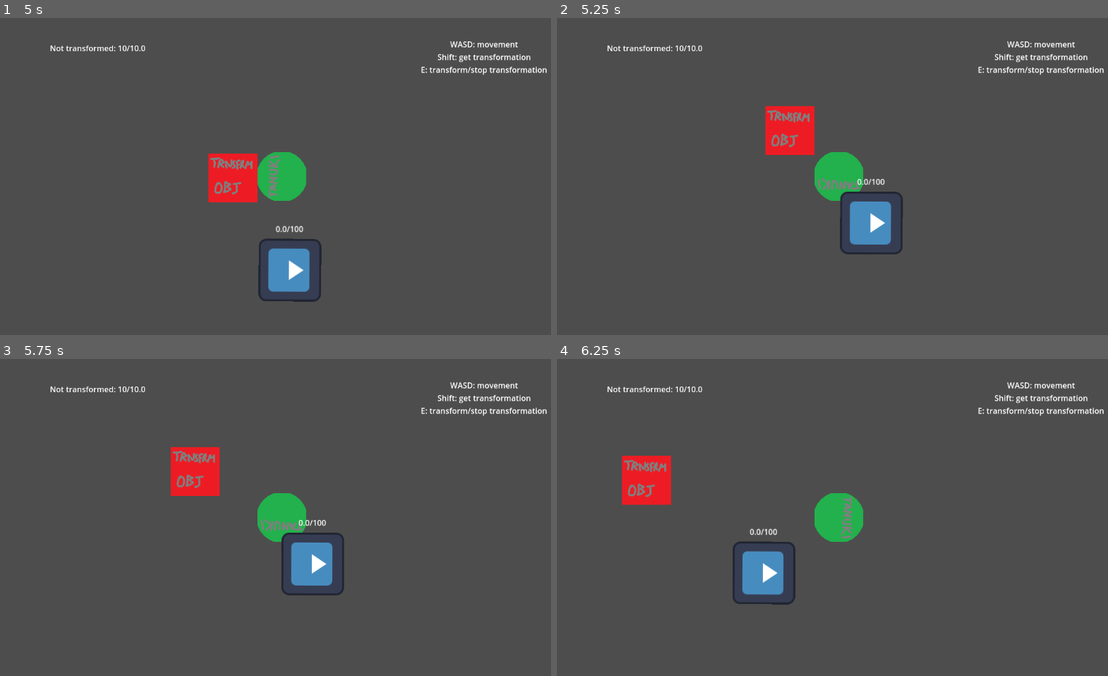
Above: before the commit, frames 1-4 (two rows, left to right).
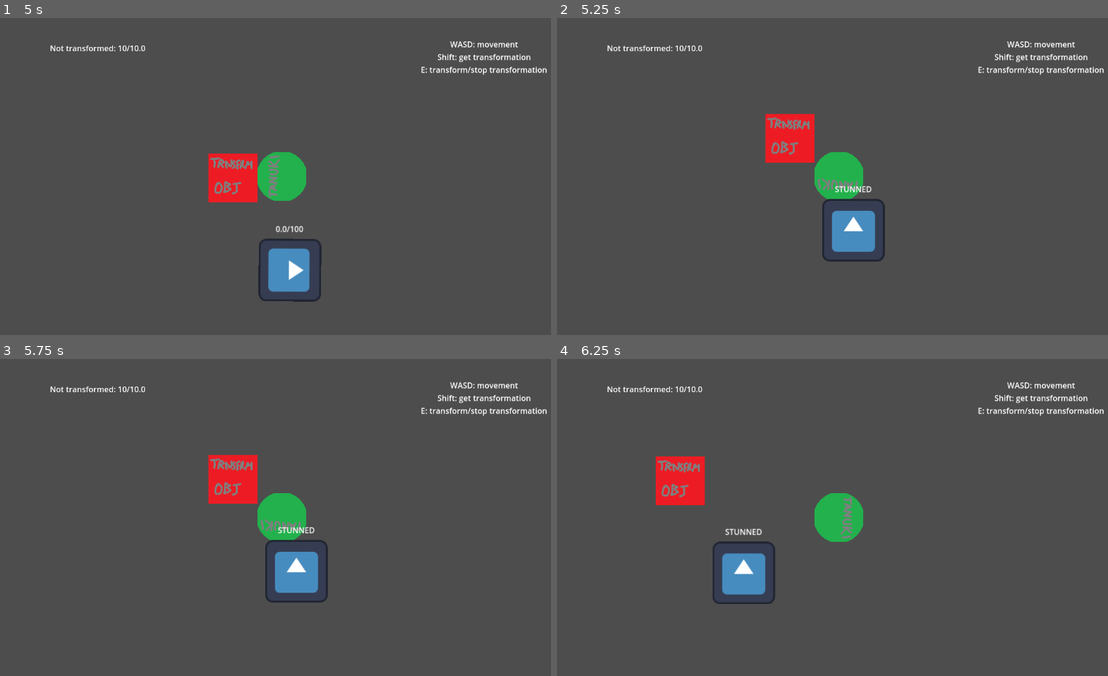
Above: after the commit, the same moments.

Repository: FinalExa/Tanuki
Game: Godot game, scene res://_Scenes/player_transform_test.tscn
Same seed, same stepped clock (60 frames per second), same inputs: the game is played once before the commit and once after it. The engine's default icon, where the game draws it, is replaced by a stand-in: a white triangle on a blue panel in a dark square.
Inputs (mouse positions are in pixels of both pictures, inside the frame that each line leads up to):
- Up to frame 1 (5 s): move the mouse to (407, 160) at 0.52 s; hold D (right) 0.53-1.28 s; tap E (transformation) at 0.6, 1.55, 2.85, 4.35 s; click (407, 160) at 0.8 s; move the mouse to (170, 192) at 1.27 s; hold S (down) 1.28-2.03 s; click (170, 192) at 1.35 s; move the mouse to (336, 106) at 2.02 s; hold D (right) 2.03-2.78 s; tap Shift (interact) at 2.1 s; click (336, 106) at 2.3 s; move the mouse to (253, 239) at 2.77 s; hold W (up) 2.78-3.53 s; move the mouse to (451, 224) at 3.52 s; hold A (left) from 3.53 s (still down); click (451, 224) at 3.6 s; move the mouse to (110, 128) at 4.27 s
- Up to frame 2 (5.25 s): move the mouse to (865, 176) at 5.02 s; release A (left) at 5.03 s; hold S (down) from 5.03 s (still down); click (865, 176) at 5.1 s
- Up to frame 3 (5.75 s): keep holding S (down)
- Up to frame 4 (6.25 s): move the mouse to (755, 438) at 5.77 s; release S (down) at 5.78 s; hold D (right) from 5.78 s (still down); tap Shift (interact) at 5.85 s; tap E (transformation) at 6.05 s

Frame 1 is identical in both runs. In frame 2, 2.7% of the frame differs, in the area x 37-63%, y 27-77%; in frame 3, 4.1%, in the area x 30-63%, y 27-77%; in frame 4, 3.5%.

Commit message:
Added player attack - stun working

Diff:
--- a/Enemies/Scripts/GuardAlert.gd
+++ b/Enemies/Scripts/GuardAlert.gd
@@ -21,6 +21,7 @@
 @export var guardMovement: GuardMovement
 @export var guardRotator: GuardRotator
 @export var guardResearch: GuardResearch
+@export var guardStunned: GuardStunned
 
 func start_alert(target):
 	guardAlertValue.updateText("ALERT")
@@ -80,8 +81,16 @@
 func capture_player():
 	print("PLAYER CAPTURED")
 
-func end_alert():
+func stop_alert():
 	guardController.isInAlert = false
 	chaseStart = false
 	guardMovement.reset_movement_speed()
+
+func end_alert():
+	stop_alert()
 	guardResearch.initialize_guard_research(alertTarget, true)
+
+func _on_guard_damaged():
+	if (guardController.isInAlert == true):
+		stop_alert()
+		guardStunned.start_stun()
--- a/Enemies/Scripts/GuardCheck.gd
+++ b/Enemies/Scripts/GuardCheck.gd
@@ -24,6 +24,7 @@
 @export var guardResearch: GuardResearch
 @export var guardAlert: GuardAlert
 @export var guardPatrol: GuardPatrol
+@export var guardStunned: GuardStunned
 
 func _ready():
 	reset_alert_value()
@@ -156,3 +157,9 @@
 	checkActive = true
 	guardController.isChecking = true
 	activate_reduction_over_time()
+
+
+func _on_guard_damaged():
+	if (guardController.isChecking == true || checkActive == true):
+		stop_guardCheck()
+		guardStunned.start_stun()
--- a/Enemies/Scripts/GuardController.gd
+++ b/Enemies/Scripts/GuardController.gd
@@ -2,6 +2,7 @@
 extends CharacterBody2D
 
 signal get_character_ref
+signal damaged
 
 var isInPatrol: bool = true
 var isInAlert: bool
@@ -33,3 +34,6 @@
 
 func _on_player_character_give_self_reference(reference):
 	characterRef = reference
+
+func is_damaged():
+	emit_signal("damaged")
--- a/Enemies/Scripts/GuardPatrol.gd
+++ b/Enemies/Scripts/GuardPatrol.gd
@@ -4,6 +4,7 @@
 @export var guardController: GuardController
 @export var guardMovement: GuardMovement
 @export var guardRotator: GuardRotator
+@export var guardStunned: GuardStunned
 
 
 var isWaiting: bool
@@ -95,3 +96,9 @@
 	guardController.isInPatrol = true
 	patrolStopped = false
 	guardMovement.reset_movement_speed()
+
+
+func _on_guard_damaged():
+	if (guardController.isInPatrol == true):
+		stop_patrol()
+		guardStunned.start_stun()
--- a/Enemies/Scripts/GuardResearch.gd
+++ b/Enemies/Scripts/GuardResearch.gd
@@ -22,6 +22,7 @@
 @export var guardMovement: GuardMovement
 @export var guardRotator: GuardRotator
 @export var guardCheck: GuardCheck
+@export var guardStunned: GuardStunned
 
 func  _physics_process(delta):
 	research_active()
@@ -115,3 +116,9 @@
 func _on_guard_movement_reached_destination():
 	if (guardController.isInResearch == true):
 		guardRotator.setLookingAtPosition(researchLastPosition + (researchLastDirection * 100))
+
+
+func _on_guard_damaged():
+	if (guardController.isInResearch == true):
+		stop_research()
+		guardStunned.start_stun()
--- a/Enemies/Scripts/GuardStunned.gd
+++ b/Enemies/Scripts/GuardStunned.gd
@@ -8,14 +8,18 @@
 @export var guardController: GuardController
 @export var guardCheck: GuardCheck
 @export var guardMovement: GuardMovement
+@export var guardRotator: GuardRotator
+@export var guardAlertValue: GuardAlertValue
 
 func start_stun():
 	stunTimer = stunDuration
 	guardMovement.set_movement_speed(0)
 	guardMovement.set_location_target(guardController.global_position)
+	guardRotator.setLookingAtPosition((guardController.up_direction * 10) + guardController.global_position)
+	guardAlertValue.updateText("STUNNED")
 	guardController.isStunned = true
 
 func end_stun():
-	print("End Stun")
 	guardCheck.currentAlertValue = stunEndAlertValue
+	guardController.isStunned = false
 	guardCheck.resume_check()
--- a/Enemies/guard.tscn
+++ b/Enemies/guard.tscn
@@ -45,13 +45,14 @@
 targetDesiredDistance = 10
 destinationDistanceThreshold = 5
 
-[node name="GuardPatrol" type="Node" parent="." node_paths=PackedStringArray("guardController", "guardMovement", "guardRotator")]
+[node name="GuardPatrol" type="Node" parent="." node_paths=PackedStringArray("guardController", "guardMovement", "guardRotator", "guardStunned")]
 script = ExtResource("4_amsnv")
 guardController = NodePath("..")
 guardMovement = NodePath("../GuardMovement")
 guardRotator = NodePath("../Rotator")
-
-[node name="GuardResearch" type="Node" parent="." node_paths=PackedStringArray("guardController", "guardAlertValue", "guardAlert", "guardPatrol", "guardMovement", "guardRotator", "guardCheck")]
+guardStunned = NodePath("../GuardStunned")
+
+[node name="GuardResearch" type="Node" parent="." node_paths=PackedStringArray("guardController", "guardAlertValue", "guardAlert", "guardPatrol", "guardMovement", "guardRotator", "guardCheck", "guardStunned")]
 script = ExtResource("4_j1yk0")
 researchSpotThreshold = 200.0
 researchFollowThreshold = 700.0
@@ -66,8 +67,9 @@
 guardMovement = NodePath("../GuardMovement")
 guardRotator = NodePath("../Rotator")
 guardCheck = NodePath("../Rotator/GuardCheck")
-
-[node name="GuardAlert" type="Node" parent="." node_paths=PackedStringArray("guardAlertValue", "guardController", "guardMovement", "guardRotator", "guardResearch")]
+guardStunned = NodePath("../GuardStunned")
+
+[node name="GuardAlert" type="Node" parent="." node_paths=PackedStringArray("guardAlertValue", "guardController", "guardMovement", "guardRotator", "guardResearch", "guardStunned")]
 script = ExtResource("5_t7kgq")
 alertMovementSpeed = 400.0
 catchDistanceThreshold = 300.0
@@ -80,14 +82,17 @@
 guardMovement = NodePath("../GuardMovement")
 guardRotator = NodePath("../Rotator")
 guardResearch = NodePath("../GuardResearch")
-
-[node name="GuardStunned" type="Node" parent="." node_paths=PackedStringArray("guardController", "guardCheck", "guardMovement")]
+guardStunned = NodePath("../GuardStunned")
+
+[node name="GuardStunned" type="Node" parent="." node_paths=PackedStringArray("guardController", "guardCheck", "guardMovement", "guardRotator", "guardAlertValue")]
 script = ExtResource("6_8wc3c")
 stunDuration = 5.0
 stunEndAlertValue = 35.0
 guardController = NodePath("..")
 guardCheck = NodePath("../Rotator/GuardCheck")
 guardMovement = NodePath("../GuardMovement")
+guardRotator = NodePath("../Rotator")
+guardAlertValue = NodePath("../AlertValue")
 
 [node name="AlertValue" type="Label" parent="."]
 offset_left = -80.0
@@ -99,6 +104,80 @@
 vertical_alignment = 1
 script = ExtResource("4_0sjol")
 
+[node name="BehaviorTree" type="Node" parent="." node_paths=PackedStringArray("root")]
+script = ExtResource("10_ixflf")
+root = NodePath("Sequence")
+
+[node name="Sequence" type="Node" parent="BehaviorTree" node_paths=PackedStringArray("children")]
+script = ExtResource("11_hsu07")
+children = [NodePath("Selector"), NodePath("Selector2"), NodePath("Selector3"), NodePath("Selector4")]
+
+[node name="Selector" type="Node" parent="BehaviorTree/Sequence" node_paths=PackedStringArray("children")]
+script = ExtResource("12_6su2y")
+children = [NodePath("GuardIsInStun"), NodePath("GuardStunnedTimer")]
+
+[node name="GuardIsInStun" type="Node" parent="BehaviorTree/Sequence/Selector" node_paths=PackedStringArray("guardController")]
+script = ExtResource("14_v1743")
+guardController = NodePath("../../../..")
+
+[node name="GuardStunnedTimer" type="Node" parent="BehaviorTree/Sequence/Selector" node_paths=PackedStringArray("guardStunned", "guardController")]
+script = ExtResource("15_ky3fu")
+guardStunned = NodePath("../../../../GuardStunned")
+guardController = NodePath("../../../..")
+
+[node name="Selector2" type="Node" parent="BehaviorTree/Sequence" node_paths=PackedStringArray("children")]
+script = ExtResource("12_6su2y")
+children = [NodePath("GuardIsInAlert"), NodePath("Sequence")]
+
+[node name="GuardIsInAlert" type="Node" parent="BehaviorTree/Sequence/Selector2" node_paths=PackedStringArray("guardController")]
+script = ExtResource("13_ymqa5")
+guardController = NodePath("../../../..")
+
+[node name="Sequence" type="Node" parent="BehaviorTree/Sequence/Selector2" node_paths=PackedStringArray("children")]
+script = ExtResource("11_hsu07")
+children = [NodePath("GuardAlertPreChase"), NodePath("GuardAlertTargetNotSeen"), NodePath("GuardAlertCatchPreparation")]
+
+[node name="GuardAlertPreChase" type="Node" parent="BehaviorTree/Sequence/Selector2/Sequence" node_paths=PackedStringArray("guardAlert", "guardController")]
+script = ExtResource("14_upctj")
+guardAlert = NodePath("../../../../../GuardAlert")
+guardController = NodePath("../../../../..")
+
+[node name="GuardAlertTargetNotSeen" type="Node" parent="BehaviorTree/Sequence/Selector2/Sequence" node_paths=PackedStringArray("guardAlert", "guardController")]
+script = ExtResource("15_smfg7")
+guardAlert = NodePath("../../../../../GuardAlert")
+guardController = NodePath("../../../../..")
+
+[node name="GuardAlertCatchPreparation" type="Node" parent="BehaviorTree/Sequence/Selector2/Sequence" node_paths=PackedStringArray("guardAlert", "guardController")]
+script = ExtResource("16_8kh41")
+guardAlert = NodePath("../../../../../GuardAlert")
+guardController = NodePath("../../../../..")
+
+[node name="Selector3" type="Node" parent="BehaviorTree/Sequence" node_paths=PackedStringArray("children")]
+script = ExtResource("12_6su2y")
+children = [NodePath("GuardIsInResearch"), NodePath("GuardResearchBuildup")]
+
+[node name="GuardIsInResearch" type="Node" parent="BehaviorTree/Sequence/Selector3" node_paths=PackedStringArray("guardController")]
+script = ExtResource("17_5me30")
+guardController = NodePath("../../../..")
+
+[node name="GuardResearchBuildup" type="Node" parent="BehaviorTree/Sequence/Selector3" node_paths=PackedStringArray("guardResearch", "guardController")]
+script = ExtResource("18_f81km")
+guardResearch = NodePath("../../../../GuardResearch")
+guardController = NodePath("../../../..")
+
+[node name="Selector4" type="Node" parent="BehaviorTree/Sequence" node_paths=PackedStringArray("children")]
+script = ExtResource("12_6su2y")
+children = [NodePath("GuardIsInCheck"), NodePath("GuardCheckReduction")]
+
+[node name="GuardIsInCheck" type="Node" parent="BehaviorTree/Sequence/Selector4" node_paths=PackedStringArray("guardController")]
+script = ExtResource("19_fuxqg")
+guardController = NodePath("../../../..")
+
+[node name="GuardCheckReduction" type="Node" parent="BehaviorTree/Sequence/Selector4" node_paths=PackedStringArray("guardCheck", "guardController")]
+script = ExtResource("20_n2nbb")
+guardCheck = NodePath("../../../../Rotator/GuardCheck")
+guardController = NodePath("../../../..")
+
 [node name="Rotator" type="Node2D" parent="." node_paths=PackedStringArray("mainNodeRef")]
 script = ExtResource("4_lrldw")
 leftRad = 270
@@ -110,7 +189,7 @@
 [node name="Sprite2D" type="Sprite2D" parent="Rotator"]
 texture = ExtResource("2_7u3uy")
 
-[node name="GuardCheck" type="Area2D" parent="Rotator" node_paths=PackedStringArray("controllerRef", "rayTargets", "guardController", "guardAlertValue", "guardResearch", "guardAlert", "guardPatrol")]
+[node name="GuardCheck" type="Area2D" parent="Rotator" node_paths=PackedStringArray("controllerRef", "rayTargets", "guardController", "guardAlertValue", "guardResearch", "guardAlert", "guardPatrol", "guardStunned")]
 position = Vector2(0, -16)
 rotation = 3.14159
 collision_layer = 12
@@ -129,6 +208,7 @@
 guardResearch = NodePath("../../GuardResearch")
 guardAlert = NodePath("../../GuardAlert")
 guardPatrol = NodePath("../../GuardPatrol")
+guardStunned = NodePath("../../GuardStunned")
 
 [node name="CollisionPolygon2D" type="CollisionPolygon2D" parent="Rotator/GuardCheck"]
 position = Vector2(8.00001, 40)
@@ -157,80 +237,10 @@
 position = Vector2(95.999, 408)
 rotation = -3.14159
 
-[node name="BehaviorTree" type="Node" parent="." node_paths=PackedStringArray("root")]
-script = ExtResource("10_ixflf")
-root = NodePath("Sequence")
-
-[node name="Sequence" type="Node" parent="BehaviorTree" node_paths=PackedStringArray("children")]
-script = ExtResource("11_hsu07")
-children = [NodePath("Selector"), NodePath("Selector2"), NodePath("Selector3"), NodePath("Selector4")]
-
-[node name="Selector" type="Node" parent="BehaviorTree/Sequence" node_paths=PackedStringArray("children")]
-script = ExtResource("12_6su2y")
-children = [NodePath("GuardIsInStun"), NodePath("GuardStunnedTimer")]
-
-[node name="GuardIsInStun" type="Node" parent="BehaviorTree/Sequence/Selector" node_paths=PackedStringArray("guardController")]
-script = ExtResource("14_v1743")
-guardController = NodePath("../../../..")
-
-[node name="GuardStunnedTimer" type="Node" parent="BehaviorTree/Sequence/Selector" node_paths=PackedStringArray("guardStunned", "guardController")]
-script = ExtResource("15_ky3fu")
-guardStunned = NodePath("../../../../GuardStunned")
-guardController = NodePath("../../../..")
-
-[node name="Selector2" type="Node" parent="BehaviorTree/Sequence" node_paths=PackedStringArray("children")]
-script = ExtResource("12_6su2y")
-children = [NodePath("GuardIsInAlert"), NodePath("Sequence")]
-
-[node name="GuardIsInAlert" type="Node" parent="BehaviorTree/Sequence/Selector2" node_paths=PackedStringArray("guardController")]
-script = ExtResource("13_ymqa5")
-guardController = NodePath("../../../..")
-
-[node name="Sequence" type="Node" parent="BehaviorTree/Sequence/Selector2" node_paths=PackedStringArray("children")]
-script = ExtResource("11_hsu07")
-children = [NodePath("GuardAlertPreChase"), NodePath("GuardAlertTargetNotSeen"), NodePath("GuardAlertCatchPreparation")]
-
-[node name="GuardAlertPreChase" type="Node" parent="BehaviorTree/Sequence/Selector2/Sequence" node_paths=PackedStringArray("guardAlert", "guardController")]
-script = ExtResource("14_upctj")
-guardAlert = NodePath("../../../../../GuardAlert")
-guardController = NodePath("../../../../..")
-
-[node name="GuardAlertTargetNotSeen" type="Node" parent="BehaviorTree/Sequence/Selector2/Sequence" node_paths=PackedStringArray("guardAlert", "guardController")]
-script = ExtResource("15_smfg7")
-guardAlert = NodePath("../../../../../GuardAlert")
-guardController = NodePath("../../../../..")
-
-[node name="GuardAlertCatchPreparation" type="Node" parent="BehaviorTree/Sequence/Selector2/Sequence" node_paths=PackedStringArray("guardAlert", "guardController")]
-script = ExtResource("16_8kh41")
-guardAlert = NodePath("../../../../../GuardAlert")
-guardController = NodePath("../../../../..")
-
-[node name="Selector3" type="Node" parent="BehaviorTree/Sequence" node_paths=PackedStringArray("children")]
-script = ExtResource("12_6su2y")
-children = [NodePath("GuardIsInResearch"), NodePath("GuardResearchBuildup")]
-
-[node name="GuardIsInResearch" type="Node" parent="BehaviorTree/Sequence/Selector3" node_paths=PackedStringArray("guardController")]
-script = ExtResource("17_5me30")
-guardController = NodePath("../../../..")
-
-[node name="GuardResearchBuildup" type="Node" parent="BehaviorTree/Sequence/Selector3" node_paths=PackedStringArray("guardResearch", "guardController")]
-script = ExtResource("18_f81km")
-guardResearch = NodePath("../../../../GuardResearch")
-guardController = NodePath("../../../..")
-
-[node name="Selector4" type="Node" parent="BehaviorTree/Sequence" node_paths=PackedStringArray("children")]
-script = ExtResource("12_6su2y")
-children = [NodePath("GuardIsInCheck"), NodePath("GuardCheckReduction")]
-
-[node name="GuardIsInCheck" type="Node" parent="BehaviorTree/Sequence/Selector4" node_paths=PackedStringArray("guardController")]
-script = ExtResource("19_fuxqg")
-guardController = NodePath("../../../..")
-
-[node name="GuardCheckReduction" type="Node" parent="BehaviorTree/Sequence/Selector4" node_paths=PackedStringArray("guardCheck", "guardController")]
-script = ExtResource("20_n2nbb")
-guardCheck = NodePath("../../../../Rotator/GuardCheck")
-guardController = NodePath("../../../..")
-
+[connection signal="damaged" from="." to="GuardPatrol" method="_on_guard_damaged"]
+[connection signal="damaged" from="." to="GuardResearch" method="_on_guard_damaged"]
+[connection signal="damaged" from="." to="GuardAlert" method="_on_guard_damaged"]
+[connection signal="damaged" from="." to="Rotator/GuardCheck" method="_on_guard_damaged"]
 [connection signal="reached_destination" from="GuardMovement" to="GuardPatrol" method="_on_guard_movement_reached_destination"]
 [connection signal="reached_destination" from="GuardMovement" to="GuardResearch" method="_on_guard_movement_reached_destination"]
 [connection signal="body_entered" from="Rotator/GuardCheck" to="Rotator/GuardCheck" method="_on_body_entered"]
--- /dev/null
+++ b/PlayerCharacter/AttackHitbox.gd
@@ -0,0 +1,13 @@
+extends Area2D
+
+var hitTargets: Array[Node2D]
+
+func attack_end():
+	hitTargets.clear()
+
+func _on_body_entered(body):
+	check_if_enemy(body)
+
+func check_if_enemy(body):
+	if (body is GuardController):
+		body.is_damaged()
--- /dev/null
+++ b/PlayerCharacter/PlayerAttack.gd
@@ -0,0 +1,61 @@
+class_name PlayerAttack
+extends Node2D
+
+@export var attackPhasesDuration: Array[float]
+@export var attackPhasesActivation: Array[bool]
+@export var attackHitbox: Node2D
+var attackHitboxInstance: Node2D
+
+var attackLaunched: bool
+var attackTimer: float
+var currentPhase: int = 0
+
+@export var playerCharacter: PlayerCharacter
+
+func _ready():
+	remove_attack_hitbox()
+
+func _process(delta):
+	check_for_attack_input()
+	attacking(delta)
+
+func add_attack_hitbox():
+	self.add_child(attackHitbox)
+	attackHitboxInstance = self.get_child(0)
+
+func remove_attack_hitbox():
+	attackHitboxInstance = attackHitbox
+	attackHitboxInstance.attack_end()
+	self.remove_child(attackHitboxInstance)
+
+func check_for_attack_input():
+	if (attackLaunched == false && Input.is_action_just_pressed("attack") && playerCharacter.transformationChangeRef.isTransformed == false):
+		start_attack()
+
+func start_attack():
+	startup_attack_phase()
+	attackLaunched = true
+
+func startup_attack_phase():
+	attackTimer = attackPhasesDuration[currentPhase]
+	hitbox_master()
+	currentPhase += 1
+	end_attack_check()
+
+func hitbox_master():
+	if (attackPhasesActivation[currentPhase] == true):
+		add_attack_hitbox()
+	else:
+		remove_attack_hitbox()
+
+func end_attack_check():
+	if (currentPhase >= attackPhasesDuration.size()):
+		currentPhase = 0
+		attackLaunched = false
+
+func attacking(delta):
+	if (attackLaunched == true):
+		if (attackTimer > 0):
+			attackTimer -= delta
+		else:
+			startup_attack_phase()
--- a/PlayerCharacter/PlayerCharacter.tscn
+++ b/PlayerCharacter/PlayerCharacter.tscn
@@ -7,6 +7,8 @@
 [ext_resource type="Texture2D" uid="uid://dyiale1jrkaxh" path="res://PlayerCharacter/Sprites/PlayerSprite.png" id="2_qjwsv"]
 [ext_resource type="Script" path="res://PlayerCharacter/Scripts/TransformationChange.gd" id="3_bjmh7"]
 [ext_resource type="PackedScene" uid="uid://bqguar4cro7y5" path="res://PlayerCharacter/Tail.tscn" id="6_gubbw"]
+[ext_resource type="Script" path="res://PlayerCharacter/PlayerAttack.gd" id="8_05jaa"]
+[ext_resource type="Script" path="res://PlayerCharacter/AttackHitbox.gd" id="9_wygex"]
 
 [sub_resource type="CircleShape2D" id="CircleShape2D_nxjry"]
 radius = 50.01
@@ -53,6 +55,20 @@
 accelerationPerSecond = 700
 defaultMaxSpeed = 500
 
+[node name="PlayerAttack" type="Node2D" parent="Rotator" node_paths=PackedStringArray("attackHitbox", "playerCharacter")]
+script = ExtResource("8_05jaa")
+attackPhasesDuration = Array[float]([0.5, 1.0, 1.0])
+attackPhasesActivation = Array[bool]([false, true, false])
+attackHitbox = NodePath("AttackHitbox")
+playerCharacter = NodePath("../..")
+
+[node name="AttackHitbox" type="Area2D" parent="Rotator/PlayerAttack"]
+position = Vector2(0, -128)
+script = ExtResource("9_wygex")
+
+[node name="CollisionPolygon2D" type="CollisionPolygon2D" parent="Rotator/PlayerAttack/AttackHitbox"]
+polygon = PackedVector2Array(-48, 80, 48, 80, 72, -72, -72, -72)
+
 [connection signal="set_temp_trs" from="." to="Rotator/TransformationChange" method="_on_player_character_set_temp_trs"]
 [connection signal="unset_temp_trs" from="." to="Rotator/TransformationChange" method="_on_player_character_unset_temp_trs"]
 [connection signal="change_speed" from="Rotator/TransformationChange" to="Rotator/Movement" method="_on_transformation_change_change_speed"]
@@ -60,3 +76,4 @@
 [connection signal="send_transformation_active_info" from="Rotator/TransformationChange" to="UI" method="_on_transformation_change_send_transformation_active_info"]
 [connection signal="send_transformation_name" from="Rotator/TransformationChange" to="UI" method="_on_transformation_change_send_transformation_name"]
 [connection signal="movement_direction" from="Rotator/Movement" to="Rotator" method="_on_movement_movement_direction"]
+[connection signal="body_entered" from="Rotator/PlayerAttack/AttackHitbox" to="Rotator/PlayerAttack/AttackHitbox" method="_on_body_entered"]
--- a/project.godot
+++ b/project.godot
@@ -51,6 +51,11 @@
 "events": [Object(InputEventKey,"resource_local_to_scene":false,"resource_name":"","device":-1,"window_id":0,"alt_pressed":false,"shift_pressed":false,"ctrl_pressed":false,"meta_pressed":false,"pressed":false,"keycode":0,"physical_keycode":69,"key_label":0,"unicode":101,"echo":false,"script":null)
 ]
 }
+attack={
+"deadzone": 0.5,
+"events": [Object(InputEventMouseButton,"resource_local_to_scene":false,"resource_name":"","device":-1,"window_id":0,"alt_pressed":false,"shift_pressed":false,"ctrl_pressed":false,"meta_pressed":false,"button_mask":0,"position":Vector2(0, 0),"global_position":Vector2(0, 0),"factor":1.0,"button_index":1,"canceled":false,"pressed":false,"double_click":false,"script":null)
+]
+}
 
 [layer_names]
 
Not shown: 1 places in PlayerCharacter/PlayerCharacter.tscn that only renumber resources
